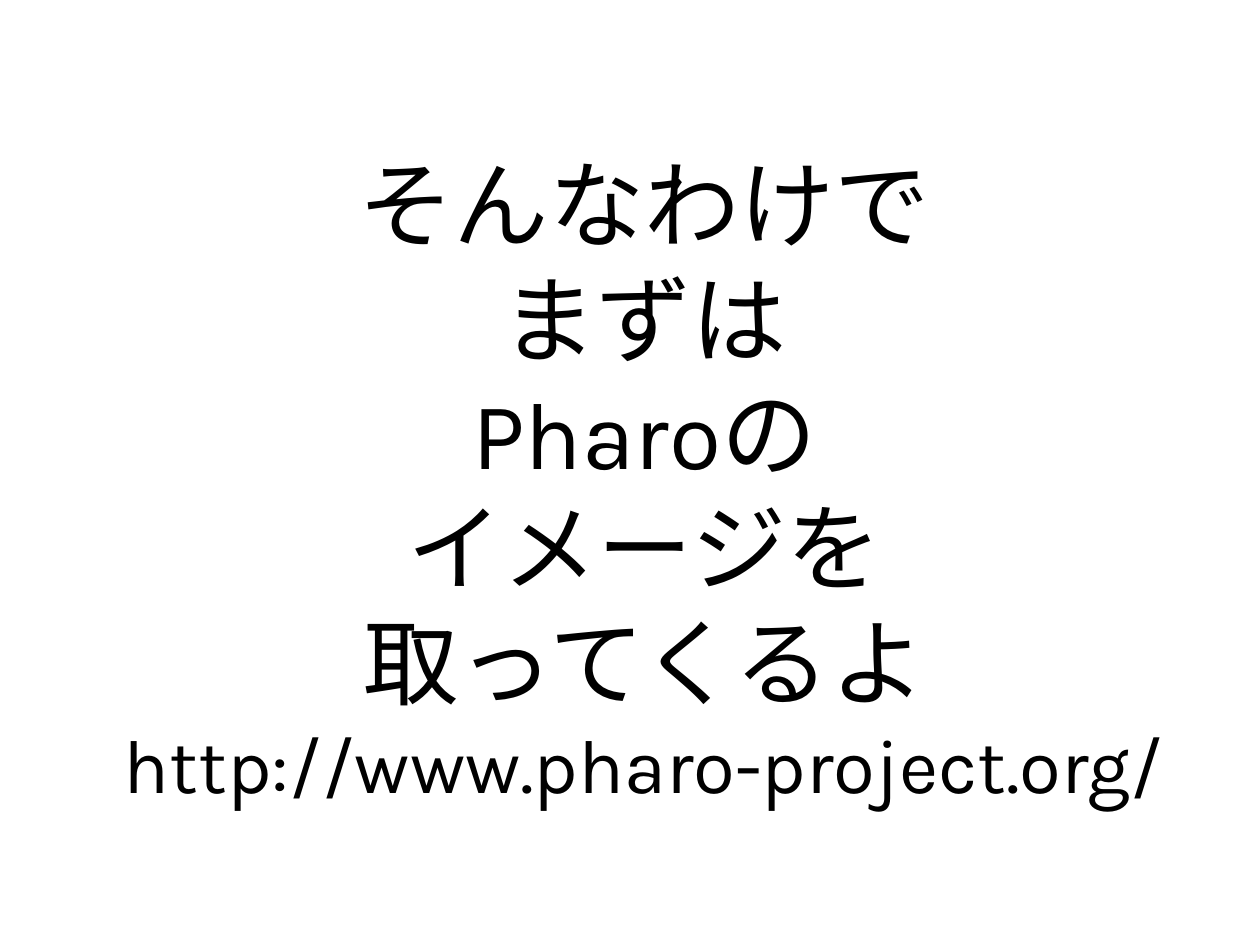
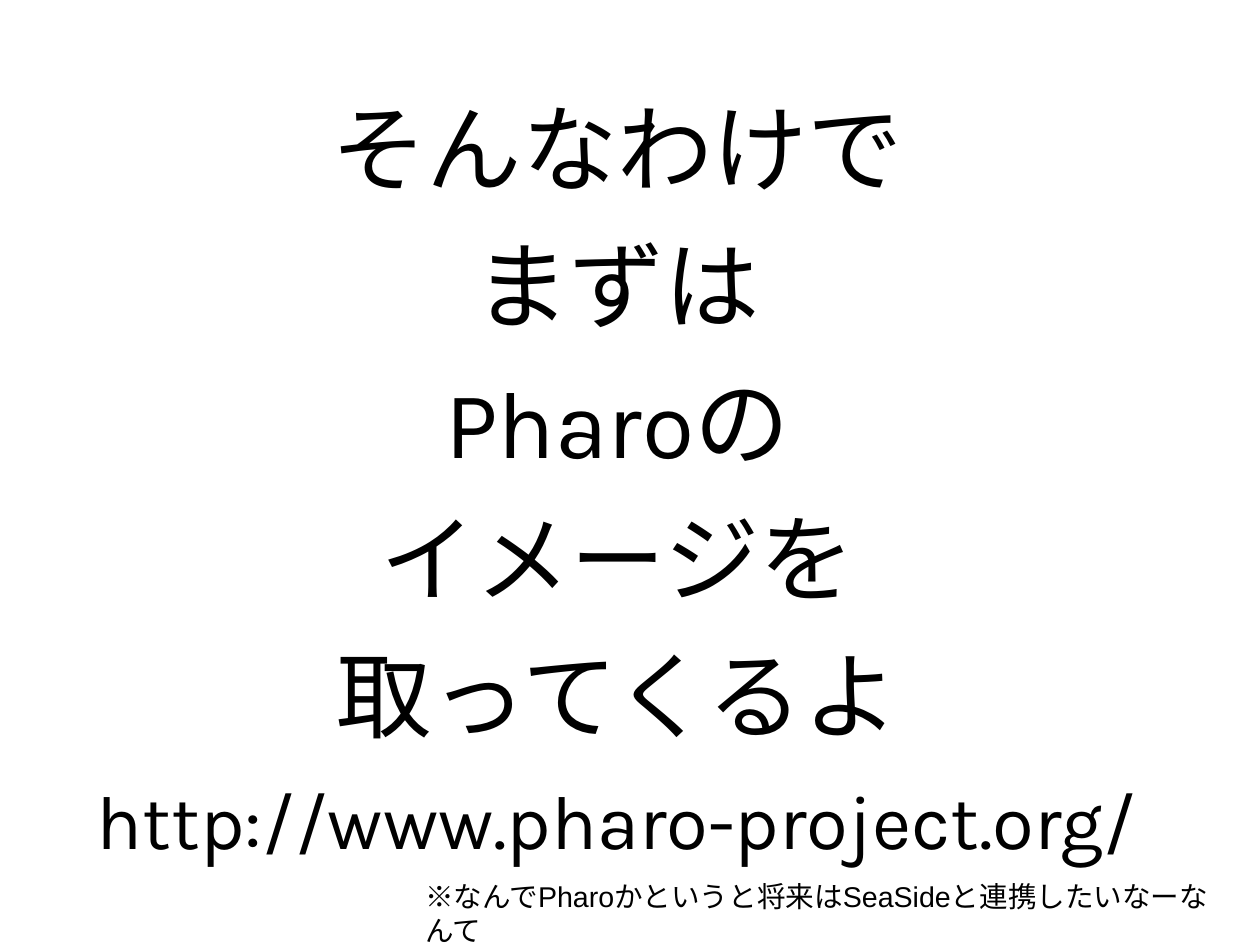
Before and after one commit to naruoga/mongotalk-sample, a slide deck: slide 16 of trying-mongotalk.odp. Drawn at 1260x945 pixels with LibreOffice and Linux fonts; fonts in the diff are those of the drawing. Boxes give left, top, right and bottom in pixels: in the first picture for what was removed or moved away, otherwise in the second. Text is boxed around its words. In the diff, an @@ line names an element or a change of style, - is before the commit and + after.

```diff
--- a/trying-mongotalk.odp
+++ b/trying-mongotalk.odp
@@ text at bbox=[97, 107, 1137, 867]: text changed @@
-そんなわけで
-まずは
-Pharoの
-イメージを
-取ってくるよ
-http://www.pharo-project.org/
+そんなわけで
+まずは
+Pharoの
+イメージを
+取ってくるよ
+http://www.pharo-project.org/
@@ text added at bbox=[425, 883, 1208, 910], 18 pt, text #000000 @@
+※なんでPharoかというと将来はSeaSideと連携したいなーなんて
```
Also in this commit, not shown: 18 other slides changed, 30 slides added, 3 slides removed, 1 other file.
